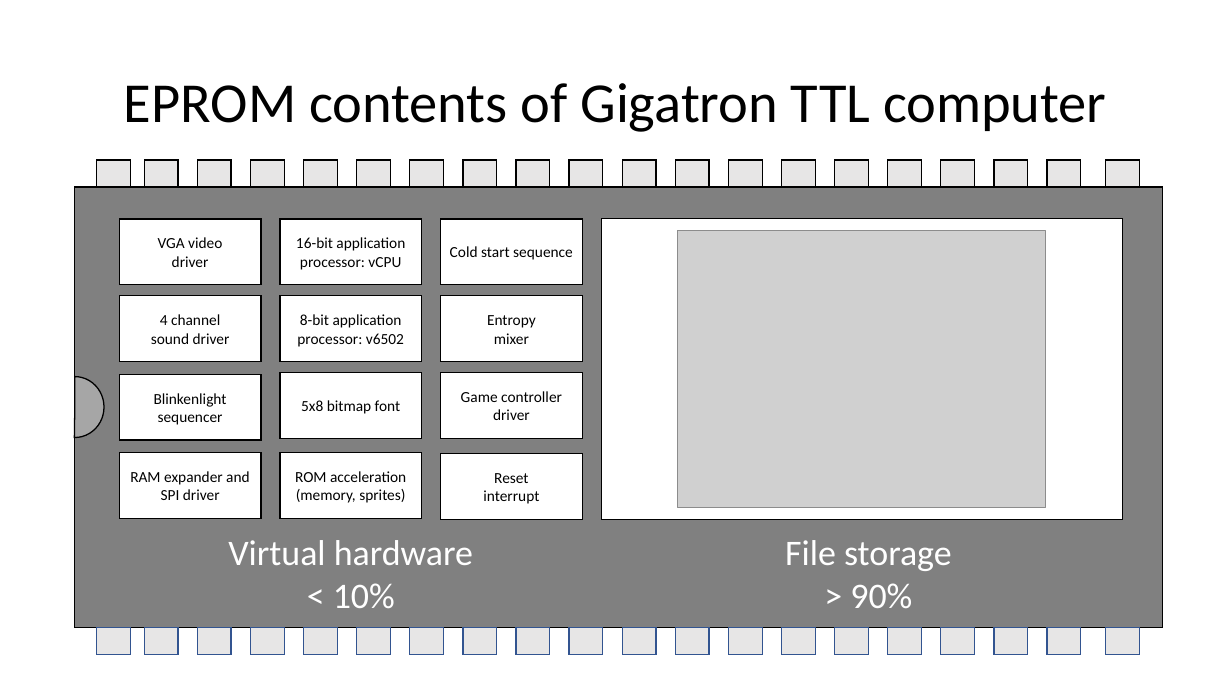
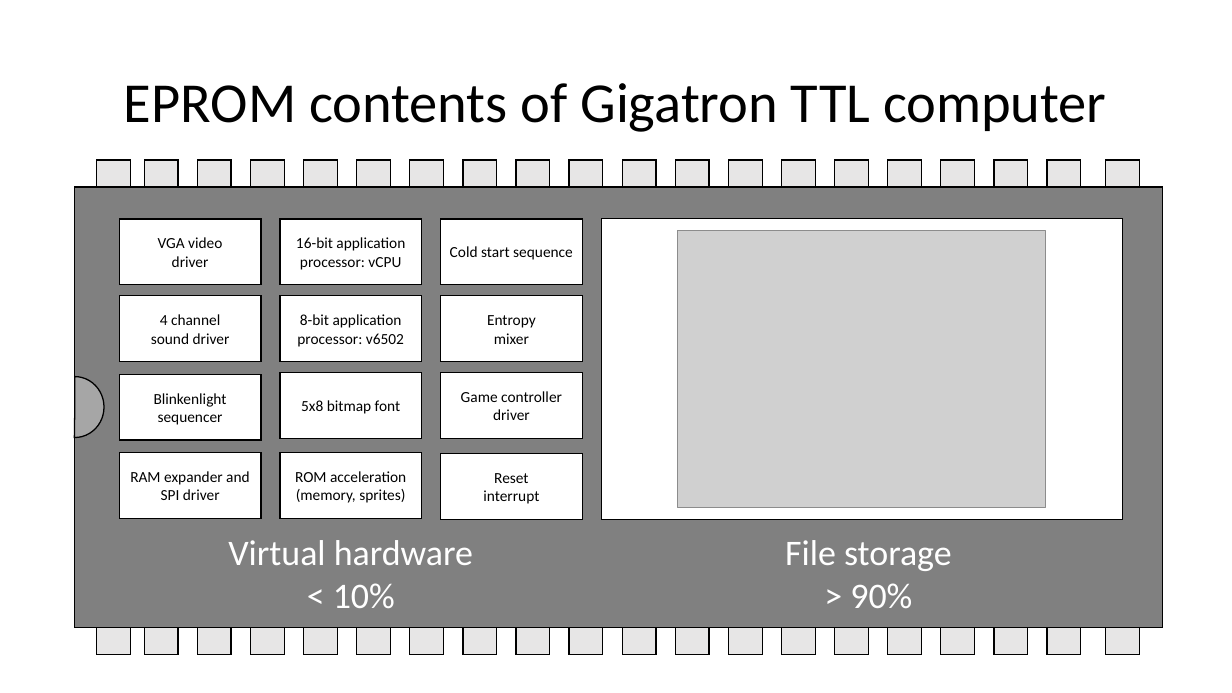
Before and after one commit to kervinck/gigatron-rom, a slide deck: slide 1 of Docs/EPROM-contents.pptx. Drawn at 1232x693 pixels with LibreOffice and Linux fonts; fonts in the diff are those of the drawing; grey boxes stand for pictures. Boxes give left, top, right and bottom in pixels: in the first picture for what was removed or moved away, otherwise in the second. Text is boxed around its words. In the diff, an @@ line names an element or a change of style, - is before the commit and + after.

Commit message:
Documentation: EPROM visualisation

```diff
--- a/Docs/EPROM-contents.pptx
+++ b/Docs/EPROM-contents.pptx
@@ outline #325491 1 pt to #000000 1 pt in 20 elements at [96,628,130,654], [888,628,922,654], [357,628,391,654], [144,628,178,654], [198,628,232,654], [250,628,285,654], [463,628,497,654], [569,628,604,654], [304,628,338,654], [1047,628,1081,654], [835,628,869,654], [409,628,444,654], [516,628,550,654], [622,628,656,654], [676,628,710,654], [728,628,762,654], [782,628,816,654], [941,628,975,654], [994,628,1029,654], [1105,628,1140,654] @@
```
Also in this commit, not shown: 1 other file.
